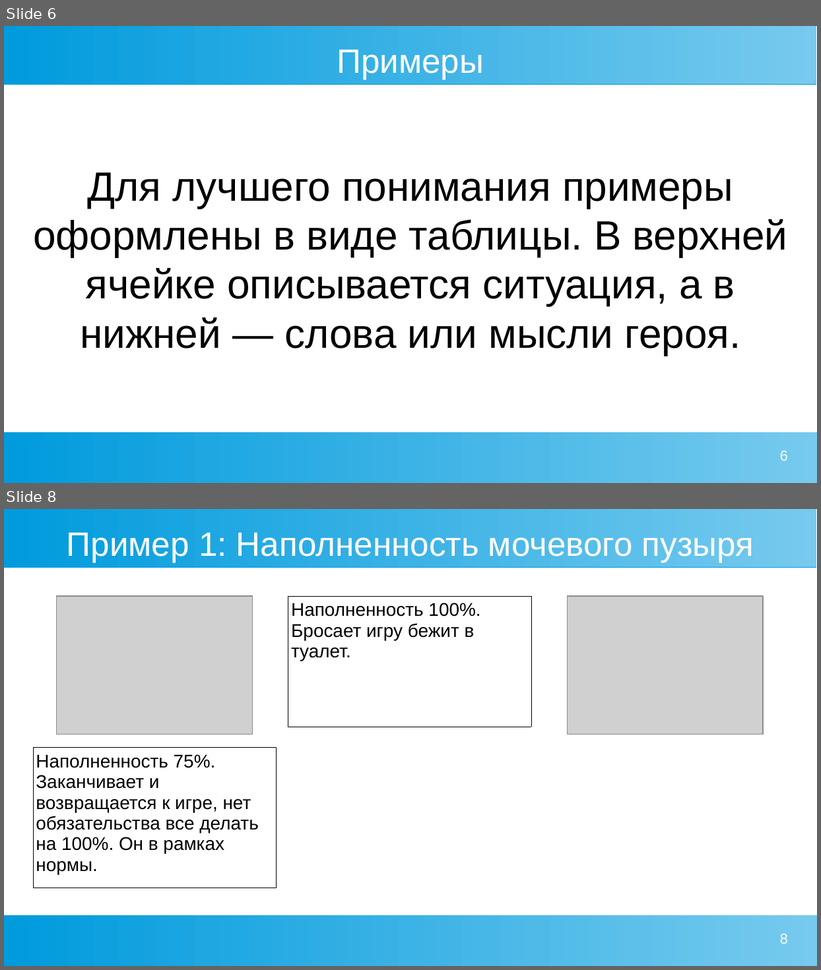
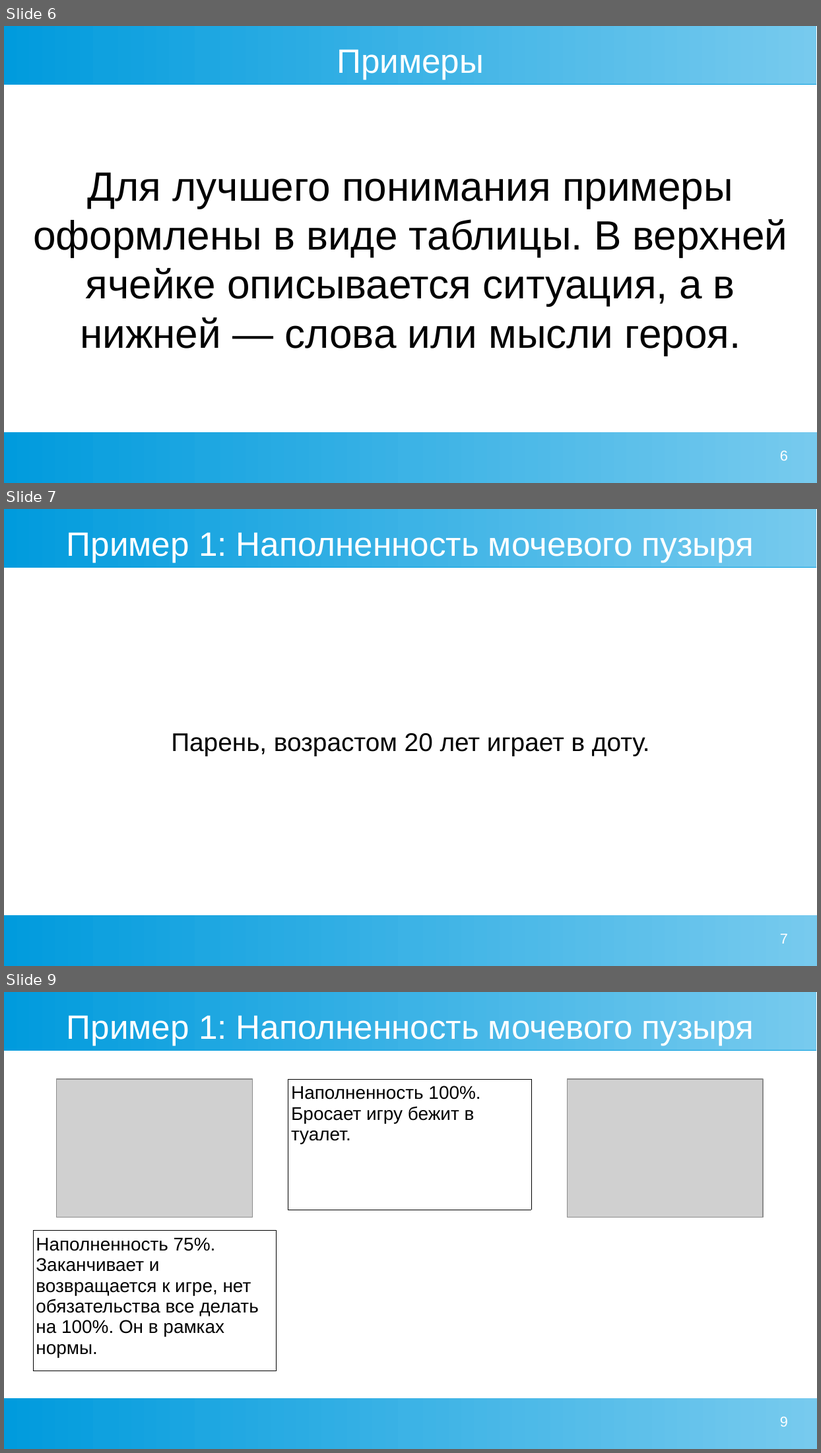
Before and after one commit to Chularev/articles, a slide deck: Psychology/2. гомеостаз и мотивация.odp. Shown one above the other, each under a label of ours: slides 6 and 8 before the commit, slides 6, 7 and 9 after it; the slides between them are not shown. The pictures are 821x970 and 821x1453 pixels, drawn with LibreOffice and Linux fonts; fonts in the diff are those of the drawing; grey boxes stand for pictures. Boxes give left, top, right and bottom in pixels: in the first picture for what was removed or moved away, otherwise in the second. Text is boxed around its words. In the diff, an @@ line names an element or a change of style, - is before the commit and + after.

```diff
--- a/Psychology/2. гомеостаз и мотивация.odp
+++ b/Psychology/2. гомеостаз и мотивация.odp
@@ slide 7 added at (4,509,817,966), background #FFFFFF; not listed: 2 template elements that a slide beside it also shows @@
@@ title added at (67,532,754,562), 33 pt, text #FFFFFF @@
+Пример 1: Наполненность мочевого пузыря
@@ text added at (171,733,650,756), 25 pt, text #000000 @@
+Парень, возрастом 20 лет играет в доту.
@@ page number added at (780,934,788,944), 14 pt, text #FFFFFF @@
+7
@@ what was slide 8 is now slide 9 @@
@@ page number at (780,1417,788,1427): text changed @@
-8
+9
```
Also in this commit, not shown: 2 slides changed, 6 other slides added.
